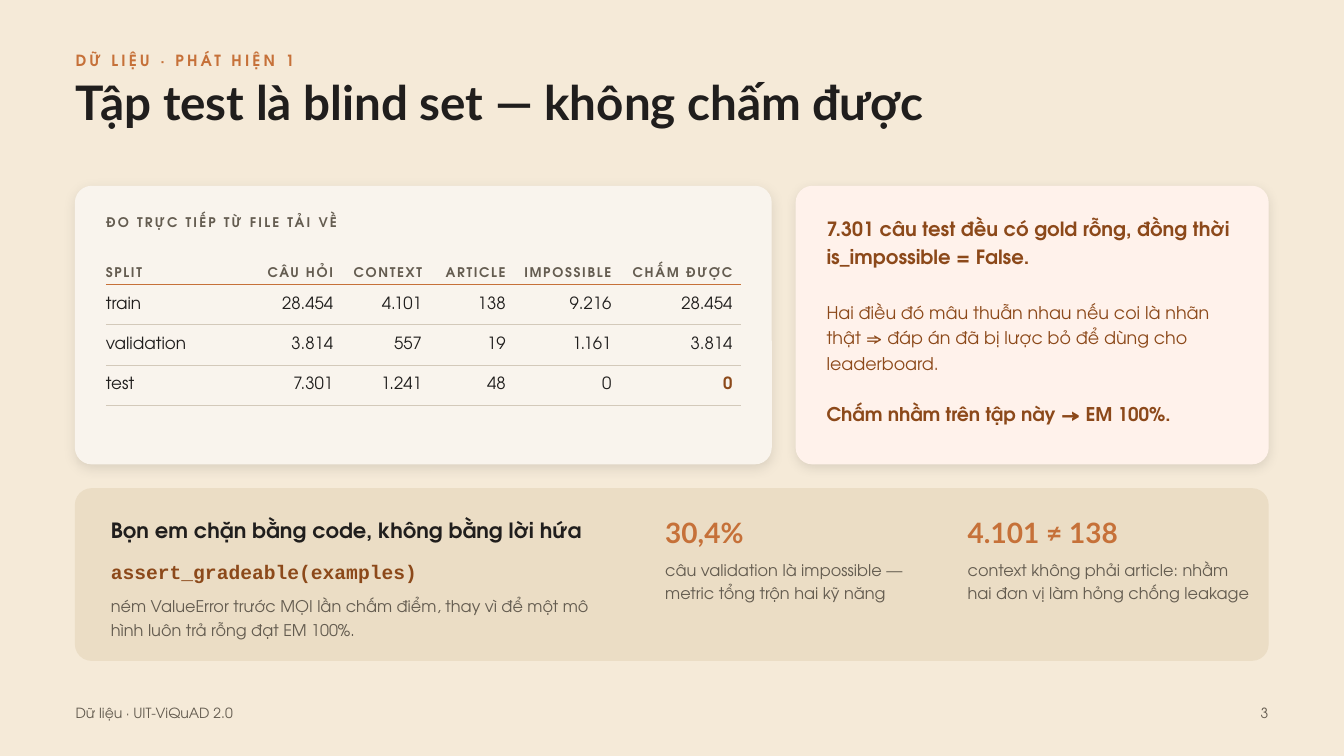
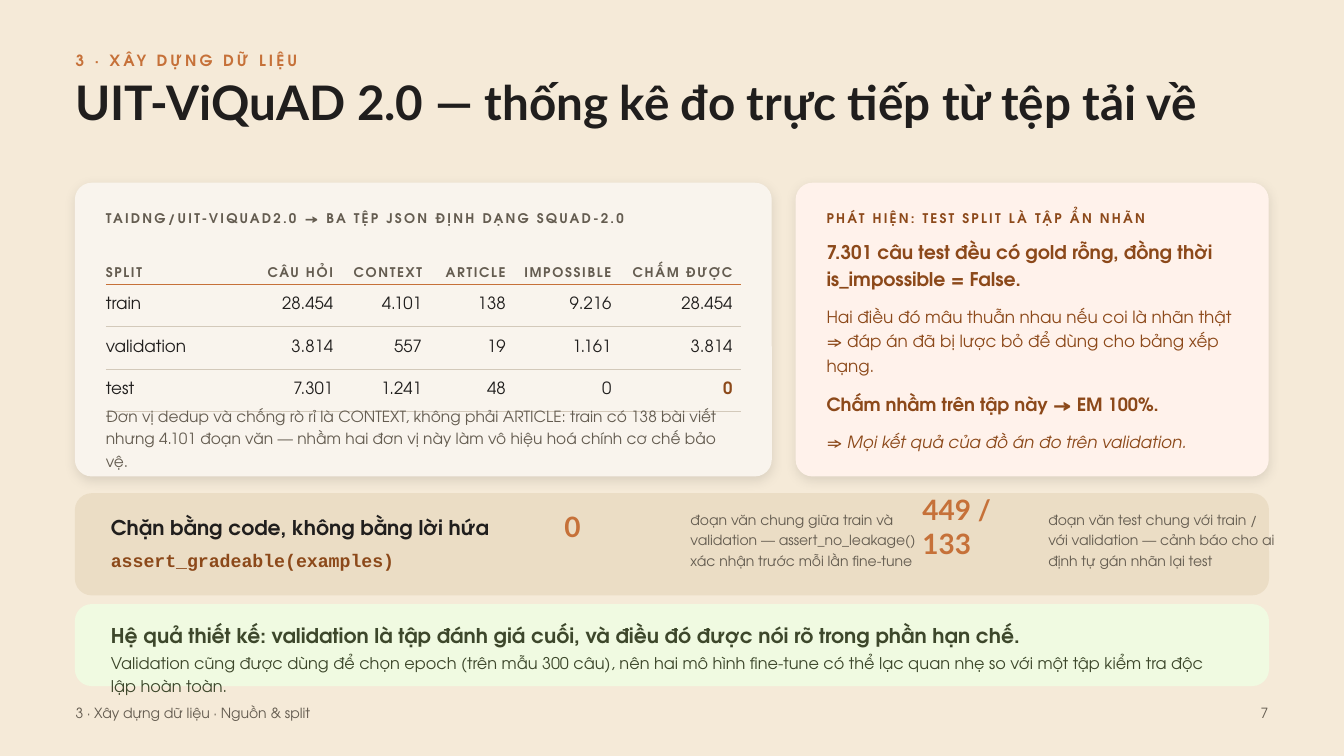
Before and after one commit to minhdang900/uit-vietnamese-mrc, a slide deck: slide 7 of slides/CS116_T11_Slide_BaoCao.pptx (slide 3 before the commit). Drawn at 1344x756 pixels with LibreOffice and Linux fonts; fonts in the diff are those of the drawing. Boxes give left, top, right and bottom in pixels: in the first picture for what was removed or moved away, otherwise in the second. Text is boxed around its words. In the diff, an @@ line names an element or a change of style, - is before the commit and + after.

```diff
--- a/slides/CS116_T11_Slide_BaoCao.pptx
+++ b/slides/CS116_T11_Slide_BaoCao.pptx
@@ text at (76,54,85,66): text changed @@
-DỮ LIỆU · PHÁT HIỆN 1
+3 · XÂY DỰNG DỮ LIỆU
@@ text at (76,82,1197,129): text changed @@
-Tập test là blind set — không chấm được
+UIT-ViQuAD 2.0 — thống kê đo trực tiếp từ tệp tải về
@@ rounded rectangle: place and size @@
-rounded rectangle at (76,187,771,464)
+rounded rectangle at (76,184,771,476)
@@ rounded rectangle: place and size @@
-rounded rectangle at (797,187,1268,464)
+rounded rectangle at (797,184,1268,476)
@@ text added at (827,206,1240,230), 9.5 pt, text #8C491A, bold @@
+PHÁT HIỆN: TEST SPLIT LÀ TẬP ẨN NHÃN
@@ text removed at (106,210,741,234) @@
-ĐO TRỰC TIẾP TỪ FILE TẢI VỀ
@@ text added at (289,213,623,223), 9.5 pt, text #645C50, bold @@
+TAIDNG/UIT-VIQUAD2.0 → BA TỆP JSON ĐỊNH DẠNG SQUAD-2.0
@@ text "7.301 câu test đều có ...": place and size @@
-text "7.301 câu test đều có ..." at (827,217,1230,268)
+text "7.301 câu test đều có ..." at (827,240,1212,290)
@@ text "7.301 câu test đều có ..." at (827,240,1212,290): size 14 to 13.5 pt; line spacing 20.3pt to 19.6pt @@
@@ table: place and size @@
-table at (106,244,741,393)
+table at (106,242,741,398)
@@ text at (827,308,1232,376): text changed; size 12.5 to 12 pt @@
-Hai điều đó mâu thuẫn nhau nếu coi là nhãn thật ⇒ đáp án đã bị lược bỏ để dùng cho leaderboard.
+Hai điều đó mâu thuẫn nhau nếu coi là nhãn thật ⇒ đáp án đã bị lược bỏ để dùng cho bảng xếp hạng.
@@ text "Chấm nhầm trên tập này ...": place and size @@
-text "Chấm nhầm trên tập này ..." at (827,402,1171,425)
+text "Chấm nhầm trên tập này ..." at (827,393,1159,415)
@@ text "Chấm nhầm trên tập này ..." at (827,393,1159,415): size 13.5 to 13 pt; line spacing 19.6pt to 18.9pt @@
@@ text added at (106,408,716,470), 11 pt, text #645C50 @@
+Đơn vị dedup và chống rò rỉ là CONTEXT, không phải ARTICLE: train có 138 bài viết nhưng 4.101 đoạn văn — nhầm hai đơn vị này làm vô hiệu hoá chính cơ chế bảo vệ.
@@ text added at (847,433,1187,452), 12 pt, text #8C491A, italic @@
+⇒ Mọi kết quả của đồ án đo trên validation.
@@ proportions changed in 3 elements at (76,184,771,476), (797,184,1268,476), (76,494,1268,595) @@
@@ rounded rectangle: place and size @@
-rounded rectangle at (76,489,1268,660)
+rounded rectangle at (76,494,1268,595)
@@ text added at (922,499,971,554), 20 pt, text #C67139, bold @@
+449 / 133
@@ text at (111,515,489,540): text changed; size 15 to 14.5 pt @@
-Bọn em chặn bằng code, không bằng lời hứa
+Chặn bằng code, không bằng lời hứa
@@ text added at (564,516,580,537), 20 pt, text #C67139, bold @@
+0
@@ text removed at (665,522,743,547) @@
-30,4%
@@ text added at (690,514,916,569), 10 pt, text #645C50 @@
+đoạn văn chung giữa train và validation — assert_no_leakage() xác nhận trước mỗi lần fine-tune
@@ text removed at (968,522,1118,543) @@
-4.101 ≠ 138
@@ text added at (1048,514,1274,569), 10 pt, text #645C50 @@
+đoạn văn test chung với train / với validation — cảnh báo cho ai định tự gán nhãn lại test
@@ text "assert_gradeable(examples)": place and size @@
-text "assert_gradeable(examples)" at (111,566,417,583)
+text "assert_gradeable(examples)" at (111,555,394,571)
@@ text "assert_gradeable(examples)" at (111,555,394,571): size 14 to 13 pt @@
@@ text removed at (665,564,886,603) @@
-câu validation là impossible — metric tổng trộn hai kỹ năng
@@ text removed at (968,561,1249,603) @@
-context không phải article: nhầm hai đơn vị làm hỏng chống leakage
@@ text removed at (111,597,589,640) @@
-ném ValueError trước MỌI lần chấm điểm, thay vì để một mô hình luôn trả rỗng đạt EM 100%.
@@ rounded rectangle added at (76,605,1268,686), fill #F0FAE1, outline #F0FAE1 1 pt @@
@@ text added at (111,623,1020,648), 14.5 pt, text #3D472B, bold @@
+Hệ quả thiết kế: validation là tập đánh giá cuối, và điều đó được nói rõ trong phần hạn chế.
@@ text added at (111,653,1203,692), 11.5 pt, text #3D472B @@
+Validation cũng được dùng để chọn epoch (trên mẫu 300 câu), nên hai mô hình fine-tune có thể lạc quan nhẹ so với một tập kiểm tra độc lập hoàn toàn.
@@ text at (76,705,310,721): text changed @@
-Dữ liệu · UIT-ViQuAD 2.0
+3 · Xây dựng dữ liệu · Nguồn & split
@@ text at (1261,707,1269,718): text changed @@
-3
+7
```
Also in this commit, not shown: 12 other slides changed, 8 slides added, 2 slides removed, 4 other files.
